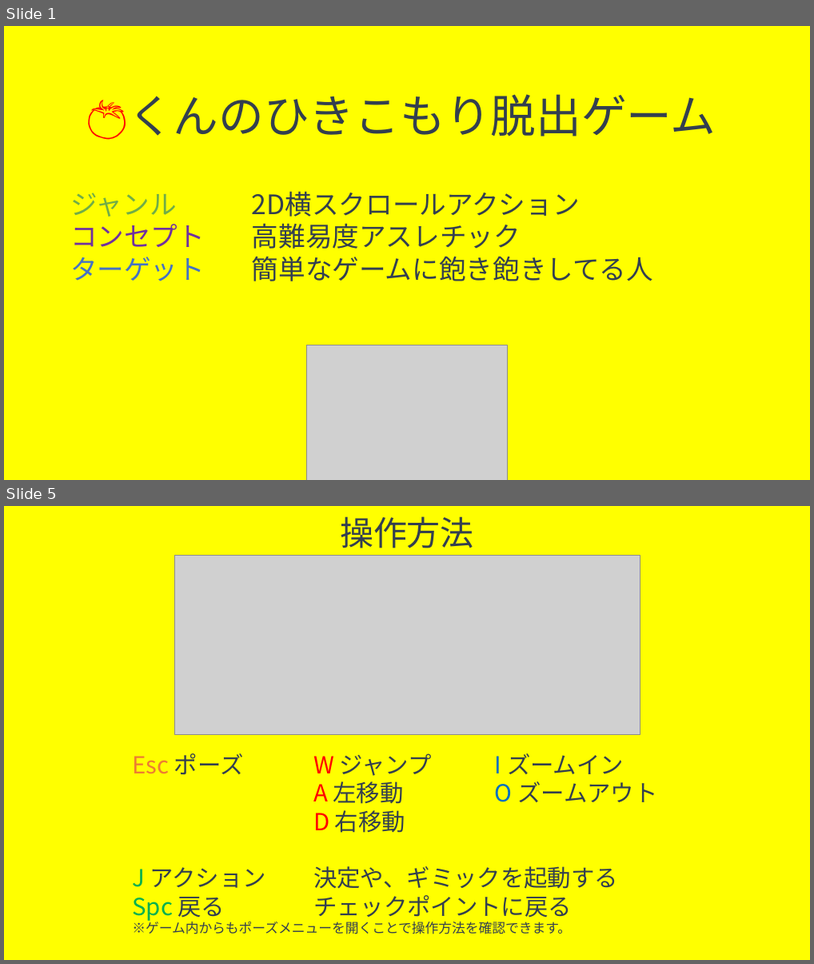
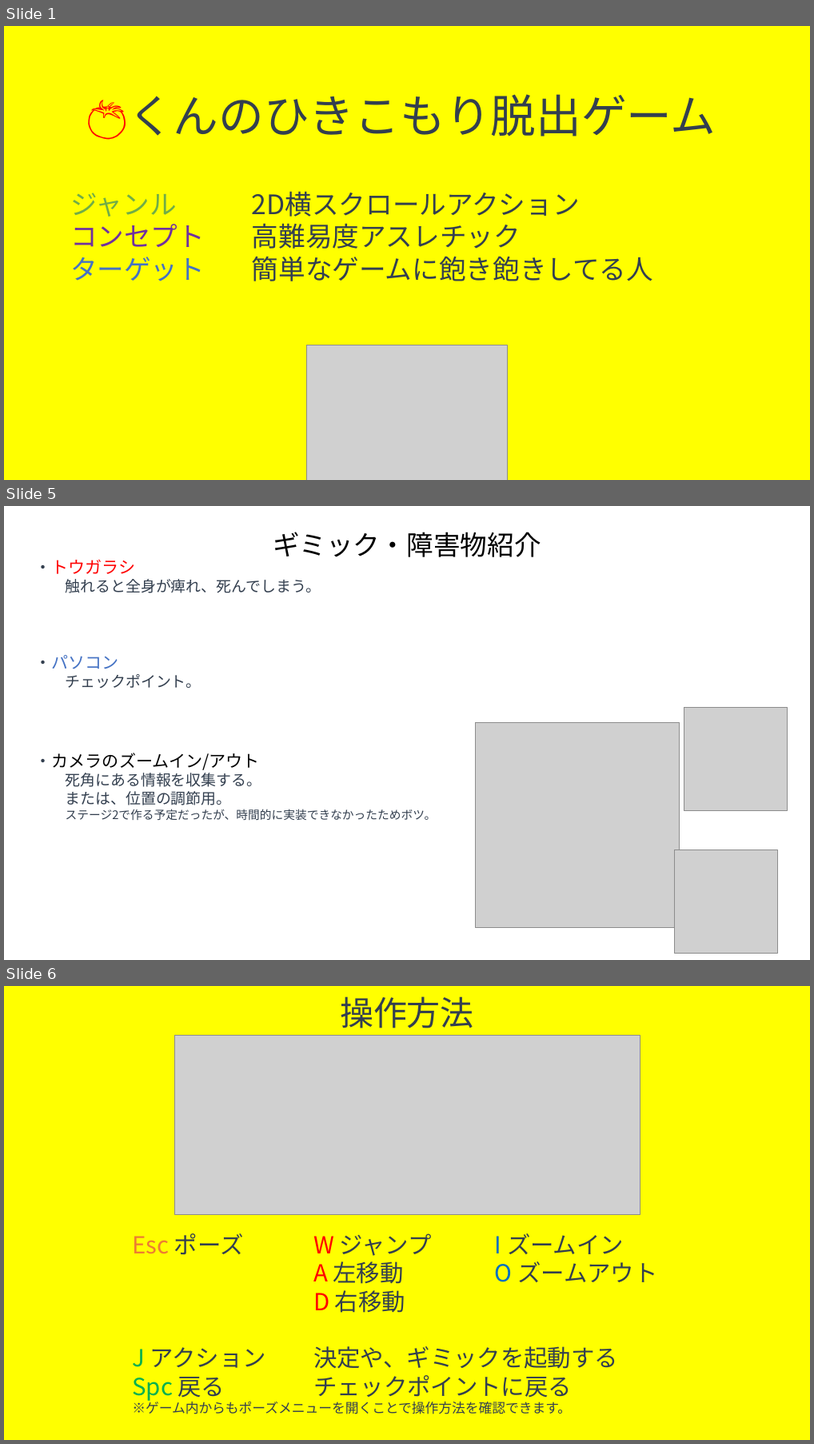
Before and after one commit to trr-n/taxmc-neo, a slide deck: kikaku/potato_kikakusho.pptx. Shown one above the other, each under a label of ours: slides 1 and 5 before the commit, slides 1, 5 and 6 after it; the slides between them are not shown. The pictures are 814x964 and 814x1444 pixels, drawn with LibreOffice and Linux fonts; fonts in the diff are those of the drawing; grey boxes stand for pictures. Boxes give left, top, right and bottom in pixels: in the first picture for what was removed or moved away, otherwise in the second. Text is boxed around its words. In the diff, an @@ line names an element or a change of style, - is before the commit and + after.

```diff
--- a/kikaku/potato_kikakusho.pptx
+++ b/kikaku/potato_kikakusho.pptx
@@ slide 5 added at (4, 506, 810, 960), background #FFFFFF @@
@@ text added at (273, 532, 541, 557), 32 pt, text #000000 @@
+ギミック・障害物紹介
@@ text added at (35, 560, 437, 820), 18 pt, text #333F50 @@
+・トウガラシ
+触れると全身が痺れ、死んでしまう。
+・パソコン
+チェックポイント。
+・カメラのズームイン/アウト
+死角にある情報を収集する。
+または、位置の調節用。
+ステージ2で作る予定だったが、時間的に実装できなかったためボツ。
@@ picture added at (685, 708, 788, 811) @@
@@ picture added at (476, 723, 680, 927) @@
@@ picture added at (675, 849, 778, 952) @@
@@ what was slide 5 is now slide 6 @@
```
Also in this commit, not shown: 3 slides changed, 19 other files.
